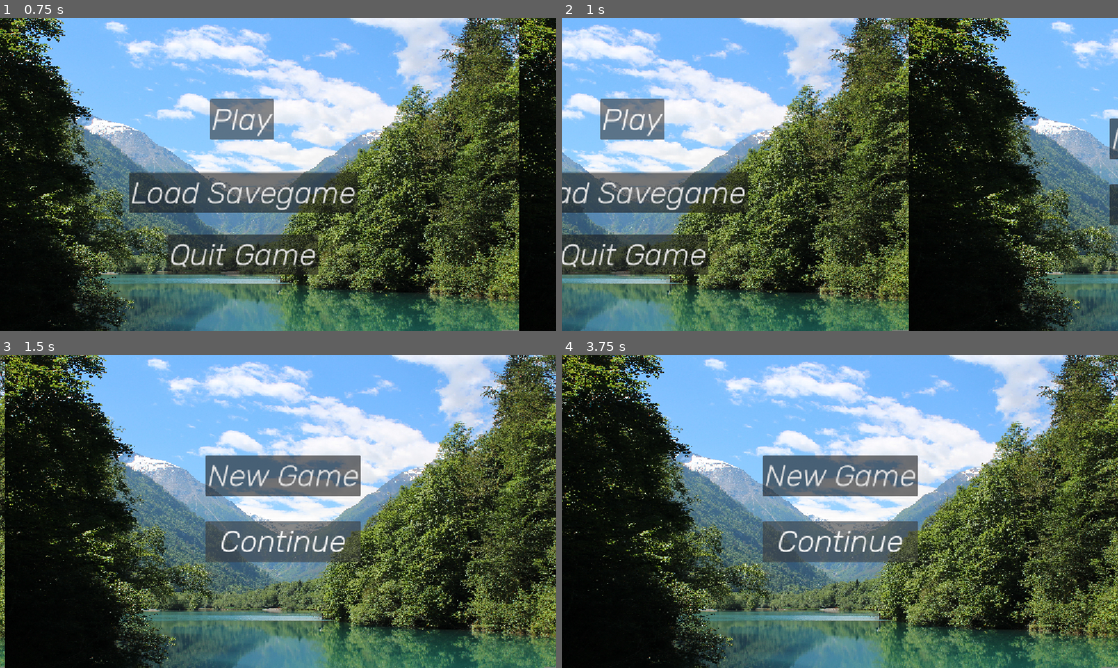
Above: before the commit, frames 1-4 (two rows, left to right).
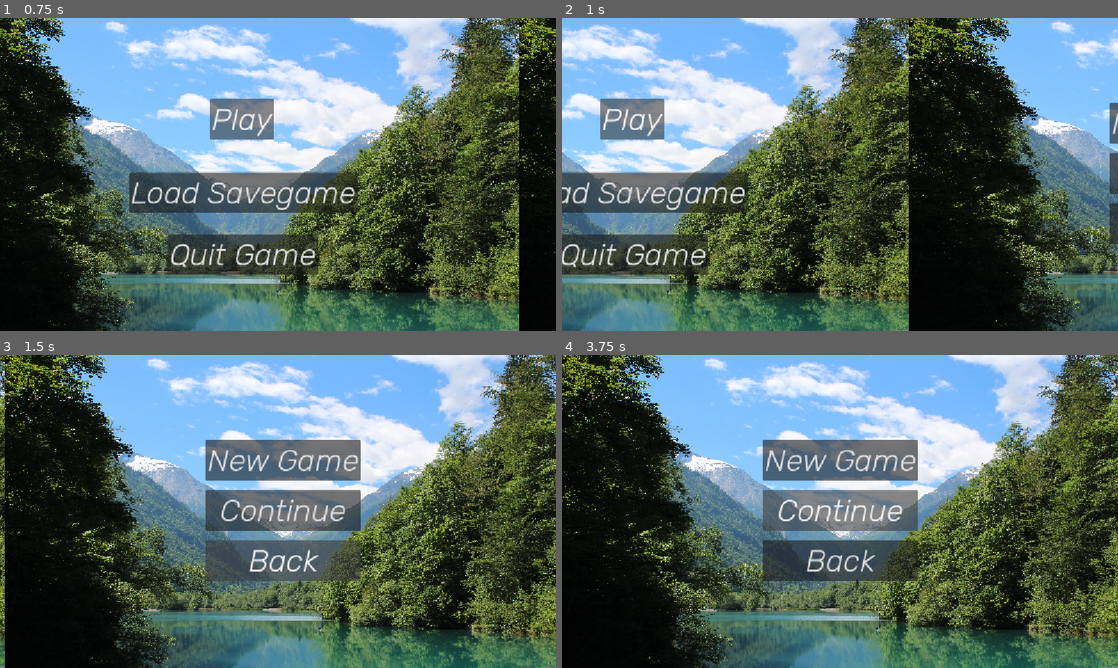
Above: after the commit, the same moments.

Repository: BAJ-Games/StoryGame
Game: Godot game, scene res://scenes/scene_manager.tscn
The game is run twice, just before and just after one commit, with the same random seed, the same clock (stepped at 60 frames per second) and the same inputs.
Inputs (mouse positions are in pixels of both pictures, inside the frame that each line leads up to):
- Up to frame 1 (0.75 s): click "Play" at 0.5 s
- Up to frame 2 (1 s): no input
- Up to frame 3 (1.5 s): click (389, 561) at 1.25 s, where only the run after the commit has a clickable "Back"
- Up to frame 4 (3.75 s): click "New Game" at 2 s; click "New Game" at 2.75 s; click "Continue" at 3.5 s

Frame 1 is identical in both runs. In frame 2, 0.4% of the frame differs, in the area x 98-100%, y 27-73%; in frame 3, 8.1%; in frame 4, 8.3%, in the area x 36-64%, y 27-73%.

Commit message:
Add Back button to play menu
Reposition the existing buttons to make room for a new Back button.

Diff:
--- a/scenes/play_menu.tscn
+++ b/scenes/play_menu.tscn
@@ -26,9 +26,9 @@
 anchor_right = 0.5
 anchor_bottom = 0.5
 offset_left = -160.0
-offset_top = -116.0
+offset_top = -148.0
 offset_right = 162.0
-offset_bottom = -32.0
+offset_bottom = -64.0
 grow_horizontal = 2
 grow_vertical = 2
 theme = ExtResource("2_ixut7")
@@ -42,10 +42,26 @@
 anchor_right = 0.5
 anchor_bottom = 0.5
 offset_left = -160.0
-offset_top = 20.0
+offset_top = -44.0
 offset_right = 162.0
-offset_bottom = 104.0
+offset_bottom = 40.0
 grow_horizontal = 2
 grow_vertical = 2
 theme = ExtResource("2_ixut7")
 text = "Continue"
+
+[node name="Back" type="Button" parent="." unique_id=1660070588]
+layout_mode = 1
+anchors_preset = 8
+anchor_left = 0.5
+anchor_top = 0.5
+anchor_right = 0.5
+anchor_bottom = 0.5
+offset_left = -160.0
+offset_top = 60.0
+offset_right = 162.0
+offset_bottom = 144.0
+grow_horizontal = 2
+grow_vertical = 2
+theme = ExtResource("2_ixut7")
+text = "Back"
